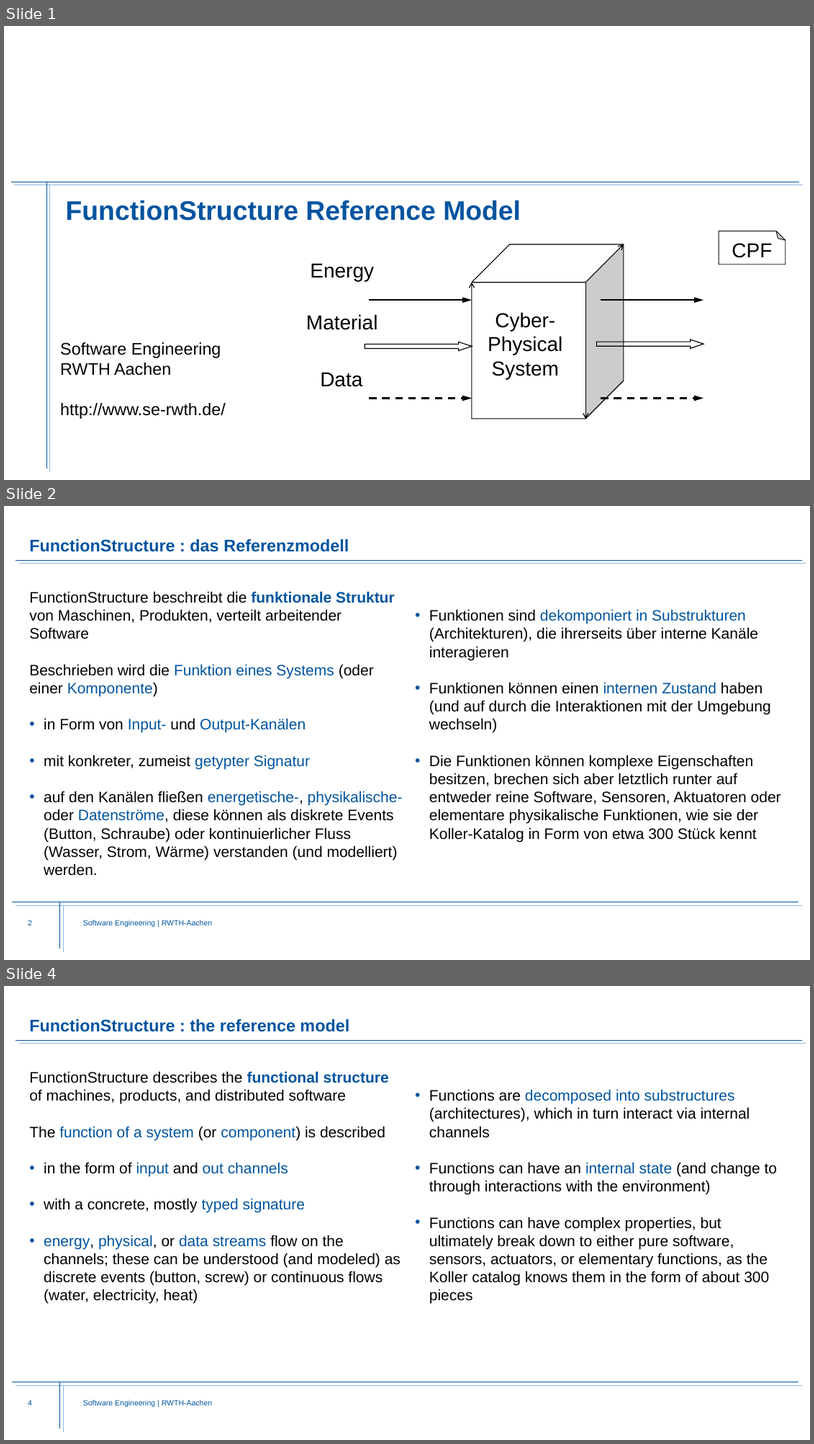
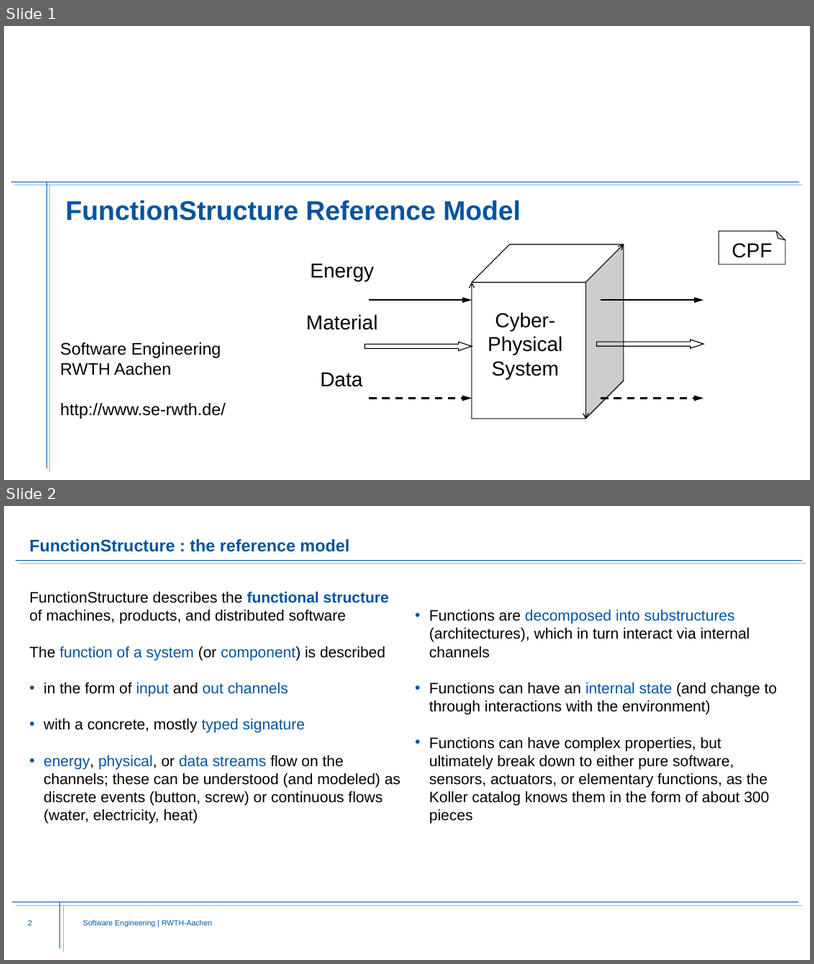
Before and after one commit to Fishi2402/montigem, a slide deck: products/syse_functions/doc/FunctionStructure.Explanation.pptx. Shown one above the other, each under a label of ours: slides 1, 2 and 4 before the commit, slides 1 and 2 after it; the slides between them are not shown. The pictures are 814x1444 and 814x964 pixels, drawn with LibreOffice and Linux fonts; fonts in the diff are those of the drawing; background and template pictures are left out. Boxes give left, top, right and bottom in pixels: in the first picture for what was removed or moved away, otherwise in the second. Text is boxed around its words. In the diff, an @@ line names an element or a change of style, - is before the commit and + after.

```diff
--- a/products/syse_functions/doc/FunctionStructure.Explanation.pptx
+++ b/products/syse_functions/doc/FunctionStructure.Explanation.pptx
@@ slide 2 removed at (4,506,810,960), background #FFFFFF; not listed: 8 template elements that a slide beside it also shows @@
@@ title removed at (29,539,349,552) @@
-FunctionStructure : das Referenzmodell
@@ text removed at (29,591,403,875) @@
-FunctionStructure beschreibt die funktionale Struktur von Maschinen, Produkten, verteilt arbeitender Software
-Beschrieben wird die Funktion eines Systems (oder einer Komponente)
-• in Form von Input- und Output-Kanälen
-• mit konkreter, zumeist getypter Signatur
-• auf den Kanälen fließen energetische-, physikalische- oder Datenströme, diese können als diskrete Events (Button, Schraube) oder kontinuierlicher Fluss (Wasser, Strom, Wärme) verstanden (und modelliert) werden.
@@ text removed at (430,609,782,842) @@
-• Funktionen sind dekomponiert in Substrukturen (Architekturen), die ihrerseits über interne Kanäle interagieren
-• Funktionen können einen internen Zustand haben (und auf durch die Interaktionen mit der Umgebung wechseln)
-• Die Funktionen können komplexe Eigenschaften besitzen, brechen sich aber letztlich runter auf entweder reine Software, Sensoren, Aktuatoren oder elementare physikalische Funktionen, wie sie der Koller-Katalog in Form von etwa 300 Stück kennt
@@ what was slide 4 is now slide 2 @@
@@ page number at (28,919,32,925): text changed @@
-4
+2
```
Also in this commit, not shown: 5 slides changed, 1 other slide removed.
